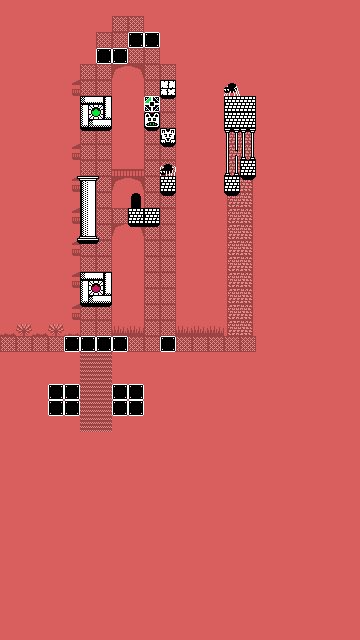
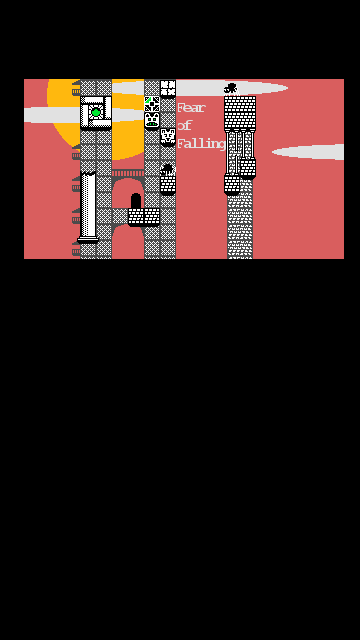
Two versions of the same layered image (360 x 640). Layer-by-layer changes:
showed "Viewport" over [0, 0, 360, 640]
painted on "Layer #1" over [77, 171, 99, 181]
"Layer": opacity 28% → 100%, painted on it over [0, 16, 256, 432]
added layer "Fear ..." above "BG" over [178, 103, 226, 151]
painted on "BG" over [0, 16, 360, 160]
